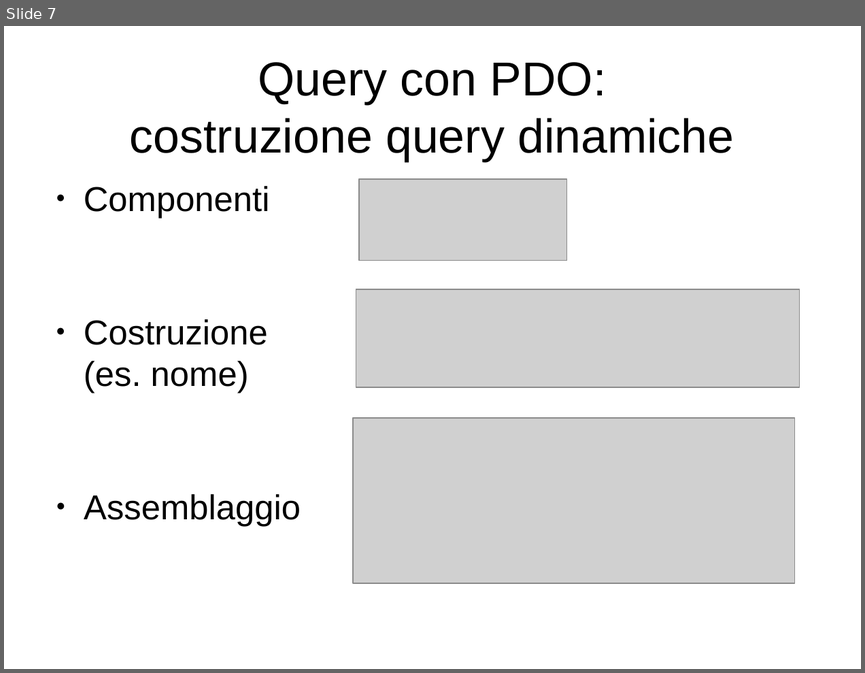
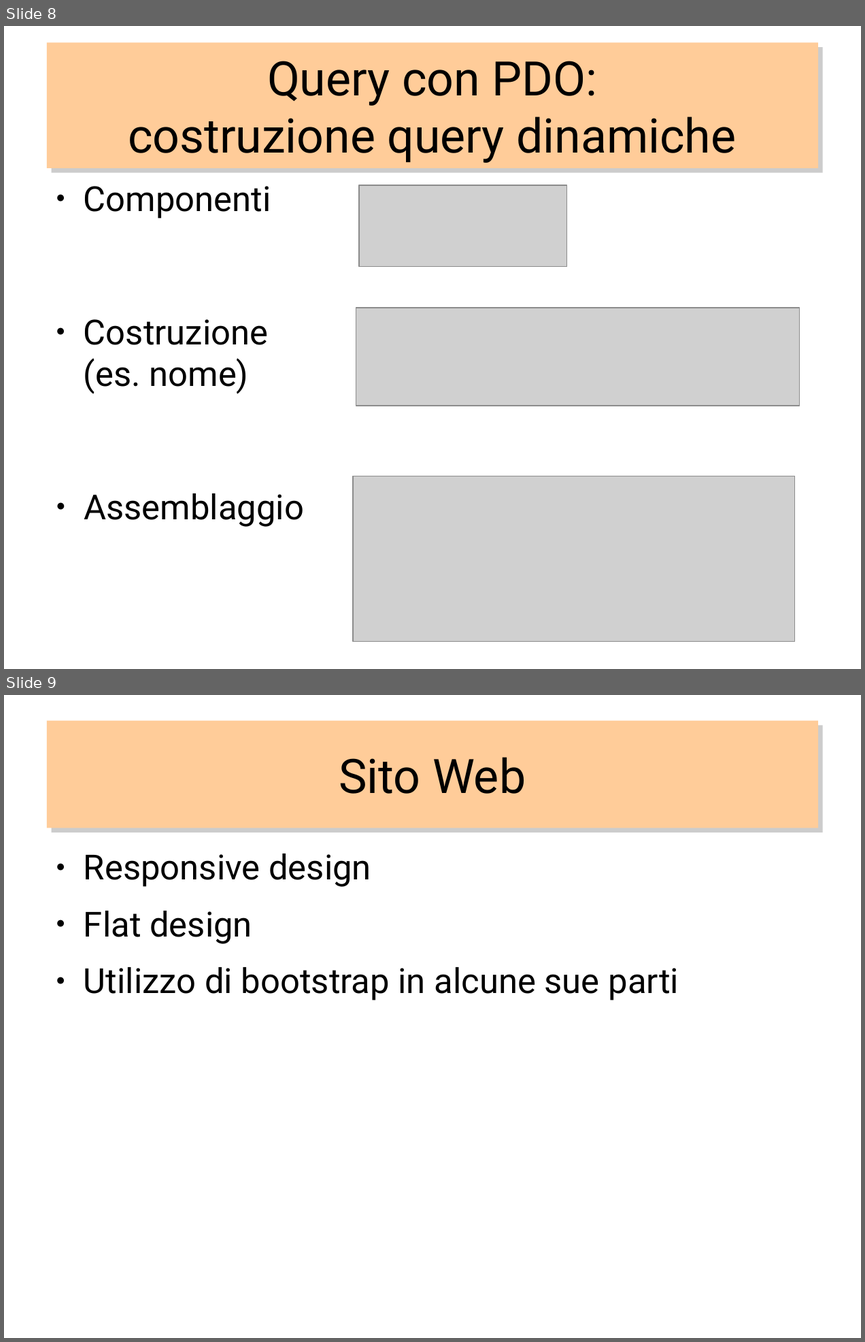
Before and after one commit to PeiPei97/ProgettoMagic, a slide deck: magicscrap.odp. Shown one above the other, each under a label of ours: slide 7 before the commit, slides 8 and 9 after it. The pictures are 865x673 and 865x1342 pixels, drawn with LibreOffice and Linux fonts; fonts in the diff are those of the drawing; grey boxes stand for pictures. Boxes give left, top, right and bottom in pixels: in the first picture for what was removed or moved away, otherwise in the second. Text is boxed around its words. In the diff, an @@ line names an element or a change of style, - is before the commit and + after.

Commit message:
aggiunta parte sul sito web

```diff
--- a/magicscrap.odp
+++ b/magicscrap.odp
@@ slide 9 added at box(4, 695, 861, 1338), background #FFFFFF @@
@@ title added at box(47, 721, 818, 828), fill #FFCC99, 44 pt, text #000000 @@
+Sito Web
@@ text added at box(84, 853, 679, 1000), 32 pt, text #000000 @@
+● Responsive design
+● Flat design
+● Utilizzo di bootstrap in alcune sue parti
@@ what was slide 7 is now slide 8 @@
@@ slide 8 changed as well @@
@@ title "Query con PDO: costruzione query ...": place and size @@
-title "Query con PDO: costruzione query ..." at box(130, 62, 734, 161)
+title "Query con PDO: costruzione query ..." at box(47, 42, 818, 167)
@@ title "Query con PDO: costruzione query ..." at box(47, 42, 818, 167): font Arial to Roboto; fill none to #FFCC99; shadow on @@
@@ text "Componenti" at box(84, 186, 304, 526): font Arial to Roboto @@
@@ picture: place and size @@
-picture at box(360, 179, 568, 260)
+picture at box(360, 185, 568, 266)
@@ picture: place and size @@
-picture at box(356, 290, 800, 388)
+picture at box(356, 308, 800, 405)
@@ picture: place and size @@
-picture at box(353, 418, 796, 584)
+picture at box(353, 476, 796, 642)
```
Also in this commit, not shown: 7 other slides changed, 5 other slides added, 1 slide removed, 1 other file.
